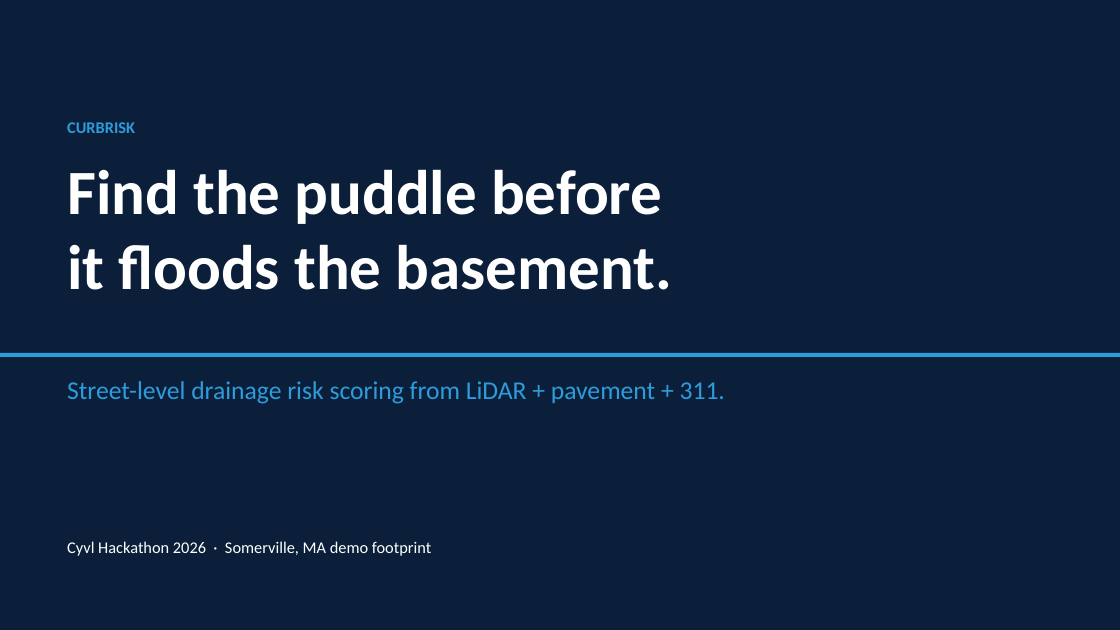
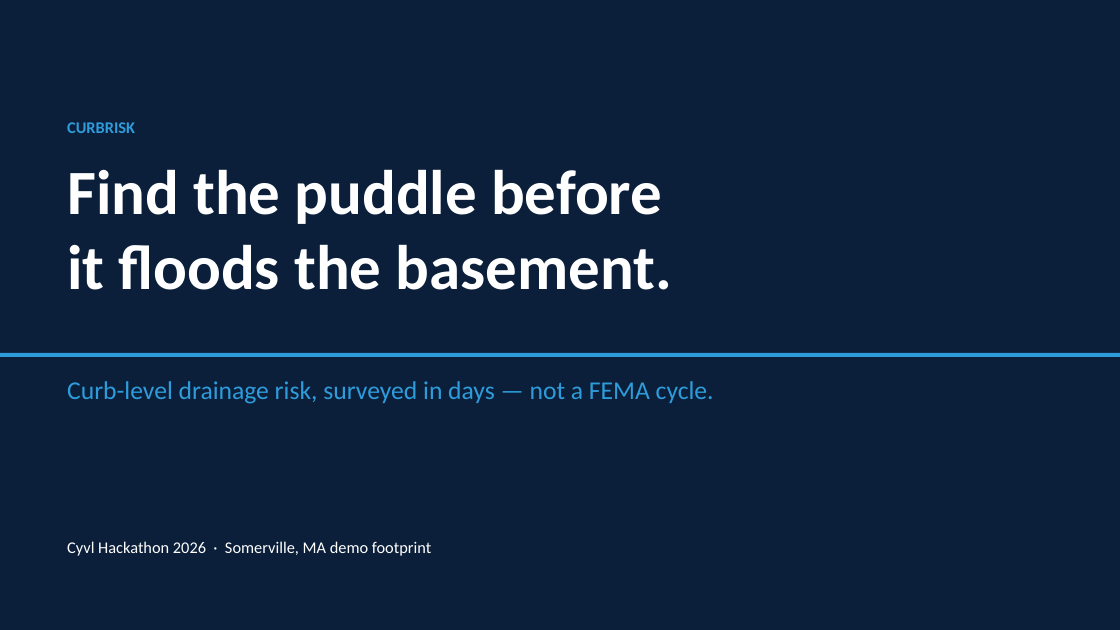
Before and after one commit to H-TejadaDeras/cyvl-hackathon-entry-2026, a slide deck: slide 1 of presentation/CurbRisk_Pitch.pptx. Drawn at 1120x630 pixels with LibreOffice and Linux fonts; fonts in the diff are those of the drawing. Boxes give left, top, right and bottom in pixels: in the first picture for what was removed or moved away, otherwise in the second. Text is boxed around its words. In the diff, an @@ line names an element or a change of style, - is before the commit and + after.

```diff
--- a/presentation/CurbRisk_Pitch.pptx
+++ b/presentation/CurbRisk_Pitch.pptx
@@ text at (x1=67, y1=381, x2=714, y2=404): text changed @@
-Street-level drainage risk scoring from LiDAR + pavement + 311.
+Curb-level drainage risk, surveyed in days — not a FEMA cycle.
```
Also in this commit, not shown: 4 other slides changed, 2 other files.
